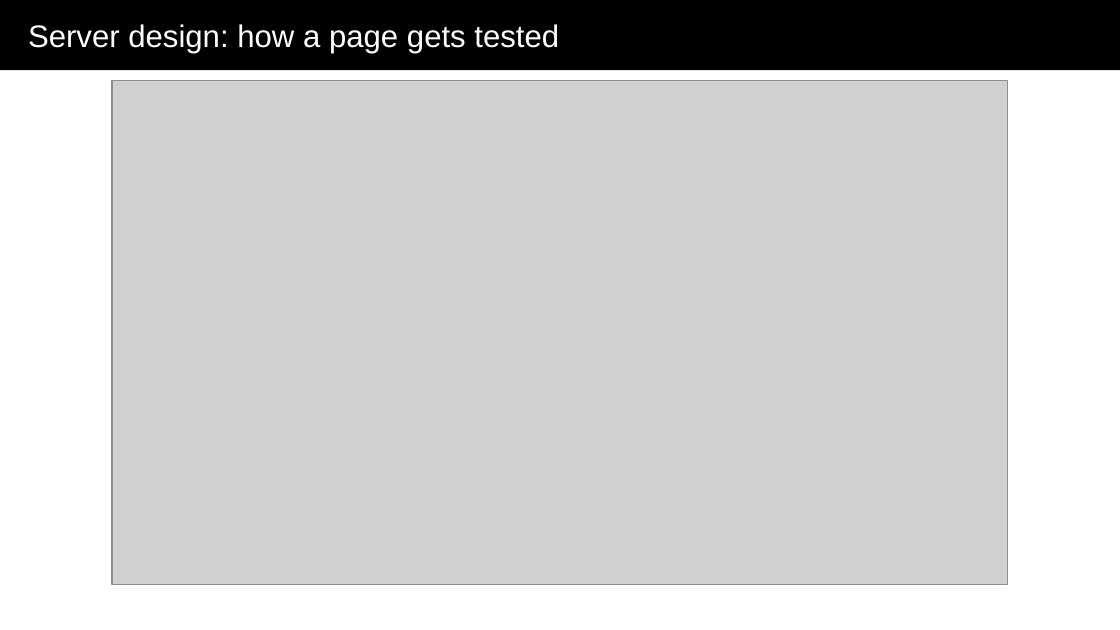
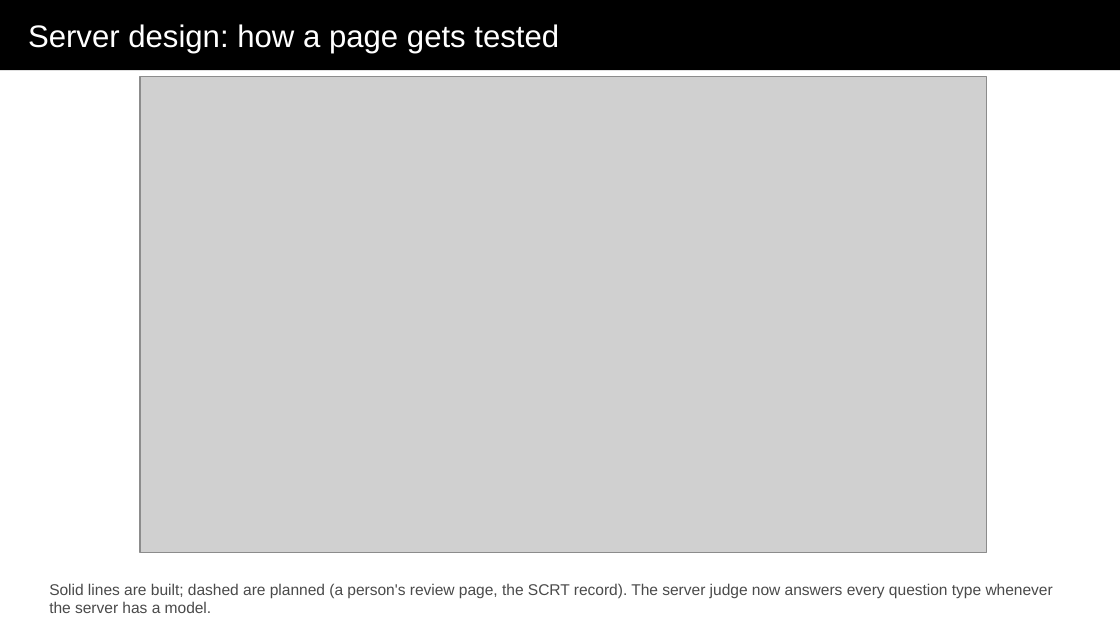
Before and after one commit to abbybowman/tobi508, a slide deck: slide 6 of docs/hackathon/out/TOBI-deck.pptx. Drawn at 1120x630 pixels with LibreOffice and Linux fonts; fonts in the diff are those of the drawing; grey boxes stand for pictures. Boxes give left, top, right and bottom in pixels: in the first picture for what was removed or moved away, otherwise in the second. Text is boxed around its words. In the diff, an @@ line names an element or a change of style, - is before the commit and + after.

```diff
--- a/docs/hackathon/out/TOBI-deck.pptx
+++ b/docs/hackathon/out/TOBI-deck.pptx
@@ picture: place and size @@
-picture at box(112, 81, 1008, 585)
+picture at box(140, 76, 987, 552)
@@ text added at box(49, 583, 1053, 613), 10 pt, text #4A4A4A @@
+Solid lines are built; dashed are planned (a person's review page, the SCRT record). The server judge now answers every question type whenever the server has a model.
```
Also in this commit, not shown: 10 other slides changed, 3 other files.
